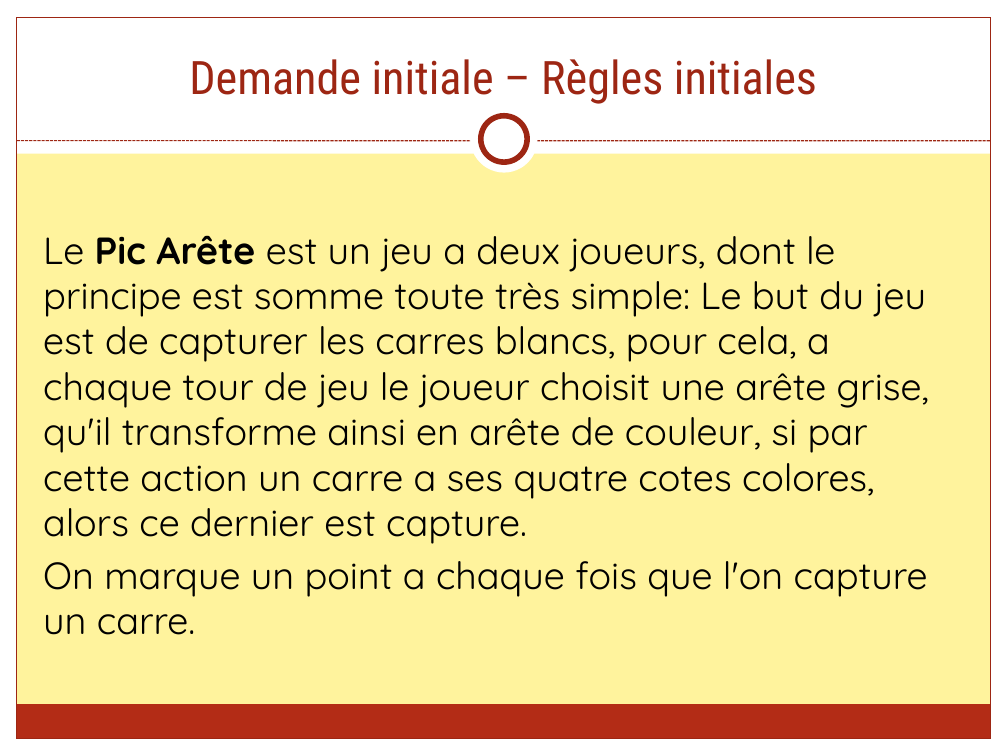
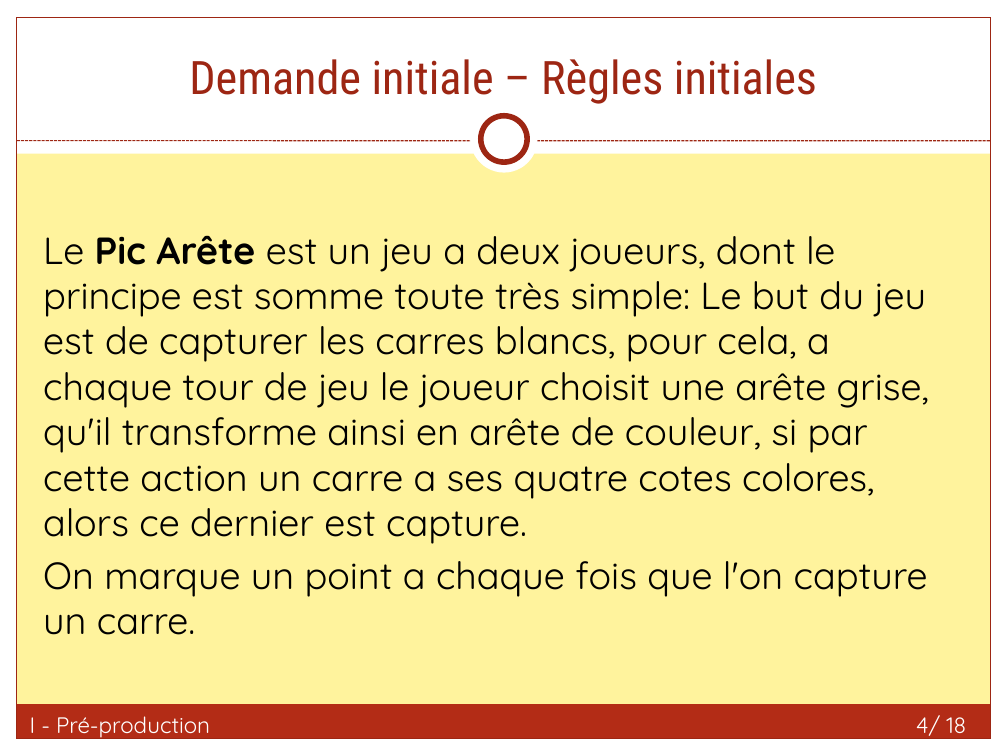
Before and after one commit to FieryWeasel/Picarete, a slide deck: slide 4 of SOURCES/RAPPORTS/Picarete - Presentation.pptx. Drawn at 1008x756 pixels with LibreOffice and Linux fonts; fonts in the diff are those of the drawing. Boxes give left, top, right and bottom in pixels: in the first picture for what was removed or moved away, otherwise in the second. Text is boxed around its words. In the diff, an @@ line names an element or a change of style, - is before the commit and + after.

```diff
--- a/SOURCES/RAPPORTS/Picarete - Presentation.pptx
+++ b/SOURCES/RAPPORTS/Picarete - Presentation.pptx
@@ text added at (30,716,210,738), 16 pt, text #FFFFFF @@
+I - Pré-production
@@ page number added at (916,715,966,736), 16 pt, text #FFFFFF @@
+4/ 18
```
Also in this commit, not shown: 17 other slides changed, 49 other files.
